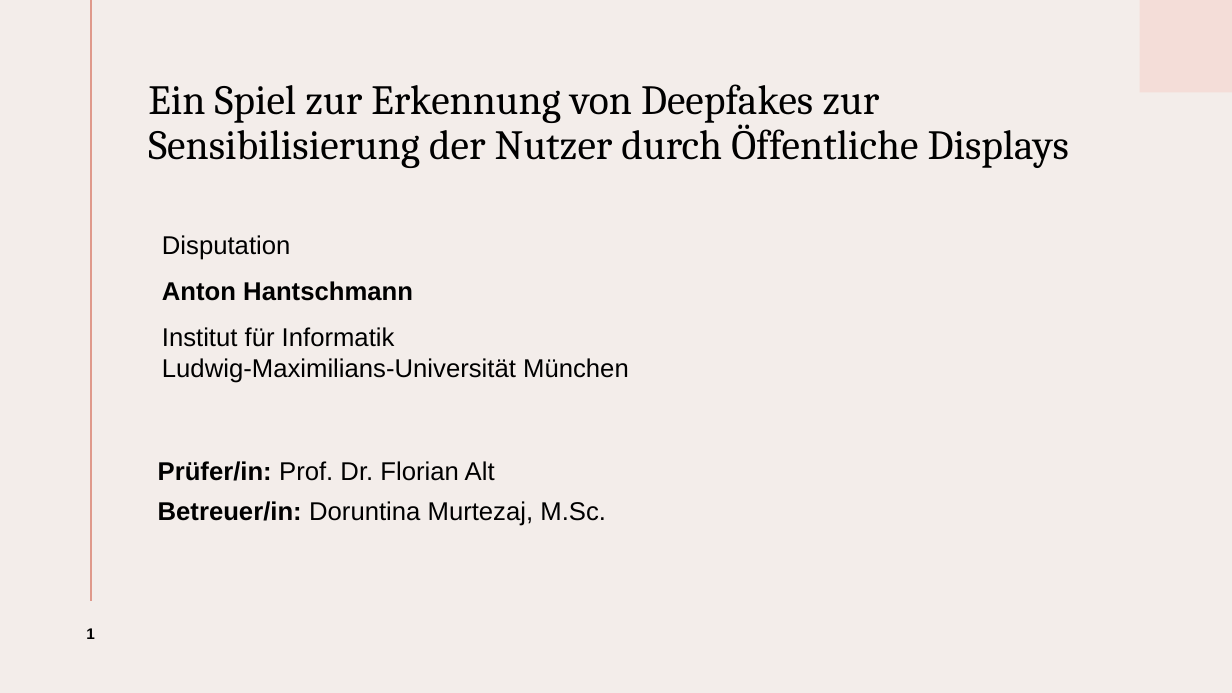
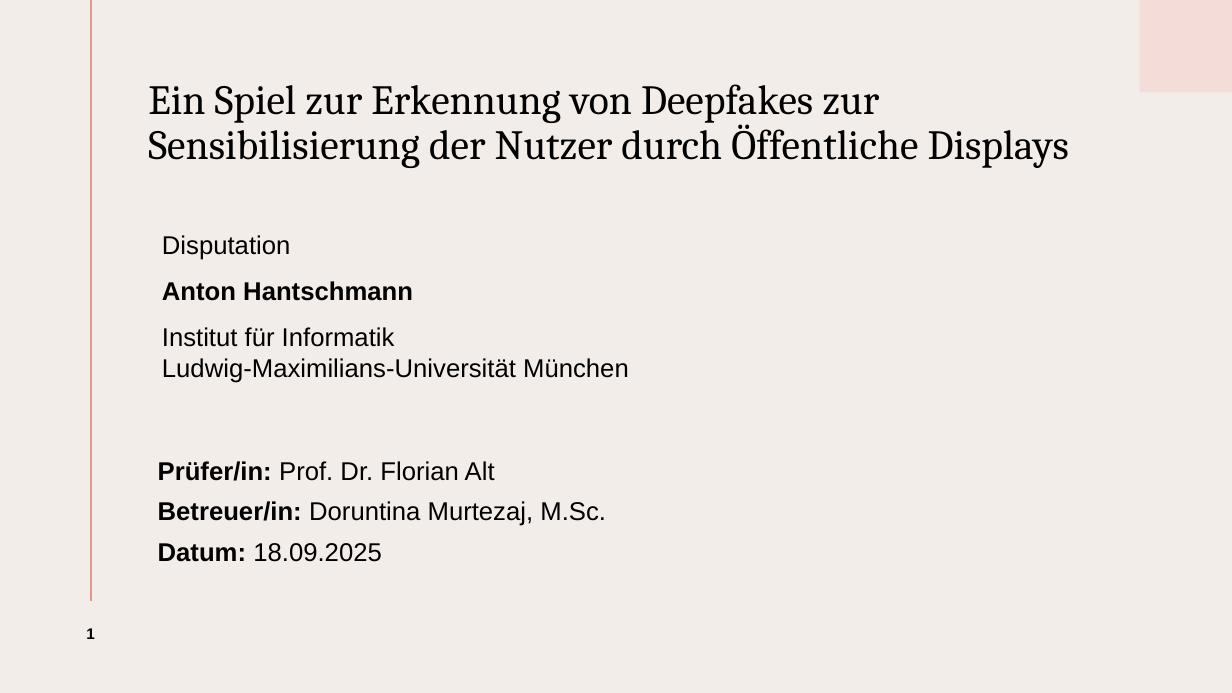
Before and after one commit to ToniHantschmann/deepfake_detector, a slide deck: slide 1 of presentation/presentation.pptx. Drawn at 1232x693 pixels with LibreOffice and Linux fonts; fonts in the diff are those of the drawing. Boxes give left, top, right and bottom in pixels: in the first picture for what was removed or moved away, otherwise in the second. Text is boxed around its words. In the diff, an @@ line names an element or a change of style, - is before the commit and + after.

```diff
--- a/presentation/presentation.pptx
+++ b/presentation/presentation.pptx
@@ text at bbox=[158, 543, 382, 562]: paragraph added @@
+Datum: 18.09.2025
```
Also in this commit, not shown: 6 other slides changed, 9 slides added, 1 slide removed.
